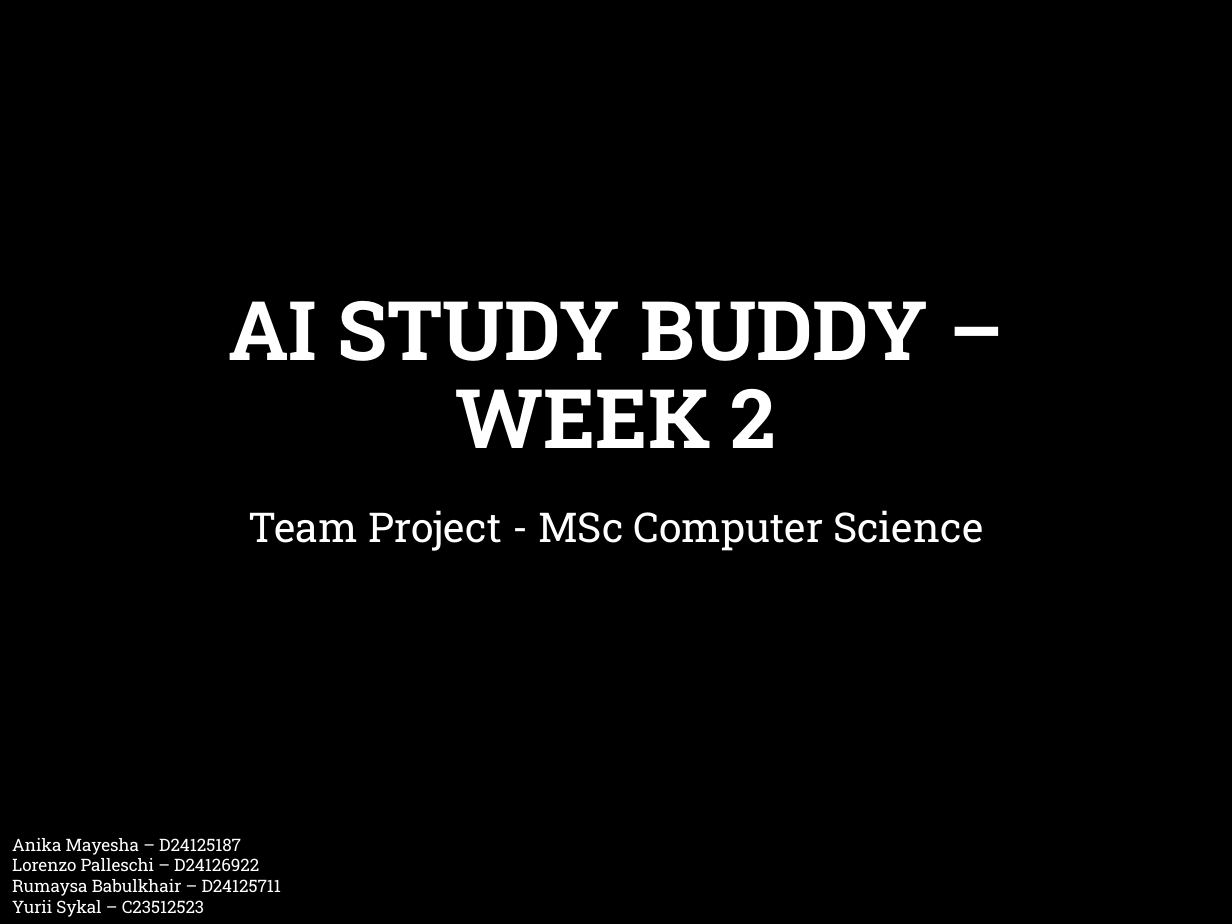
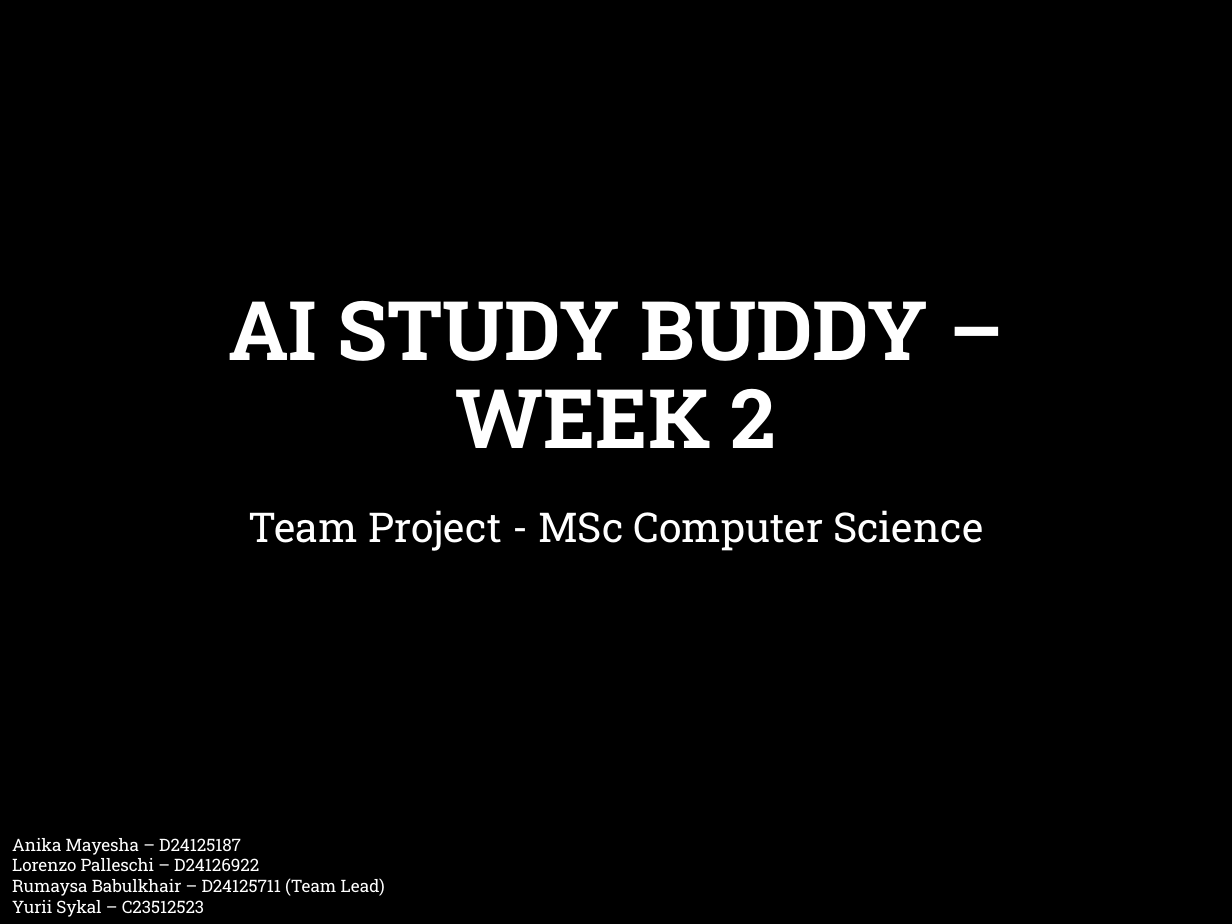
Before and after one commit to yuriiSY/Study-Buddy, a slide deck: slide 1 of Weekly Submissions/Week2/Presentation Week 2.pptx. Drawn at 1232x924 pixels with LibreOffice and Linux fonts; fonts in the diff are those of the drawing; background and template pictures are left out. Boxes give left, top, right and bottom in pixels: in the first picture for what was removed or moved away, otherwise in the second. Text is boxed around its words. In the diff, an @@ line names an element or a change of style, - is before the commit and + after.

```diff
--- a/Weekly Submissions/Week2/Presentation Week 2.pptx
+++ b/Weekly Submissions/Week2/Presentation Week 2.pptx
@@ text at (x1=12, y1=878, x2=385, y2=896): text changed @@
-Rumaysa Babulkhair – D24125711
+Rumaysa Babulkhair – D24125711 (Team Lead)
```
